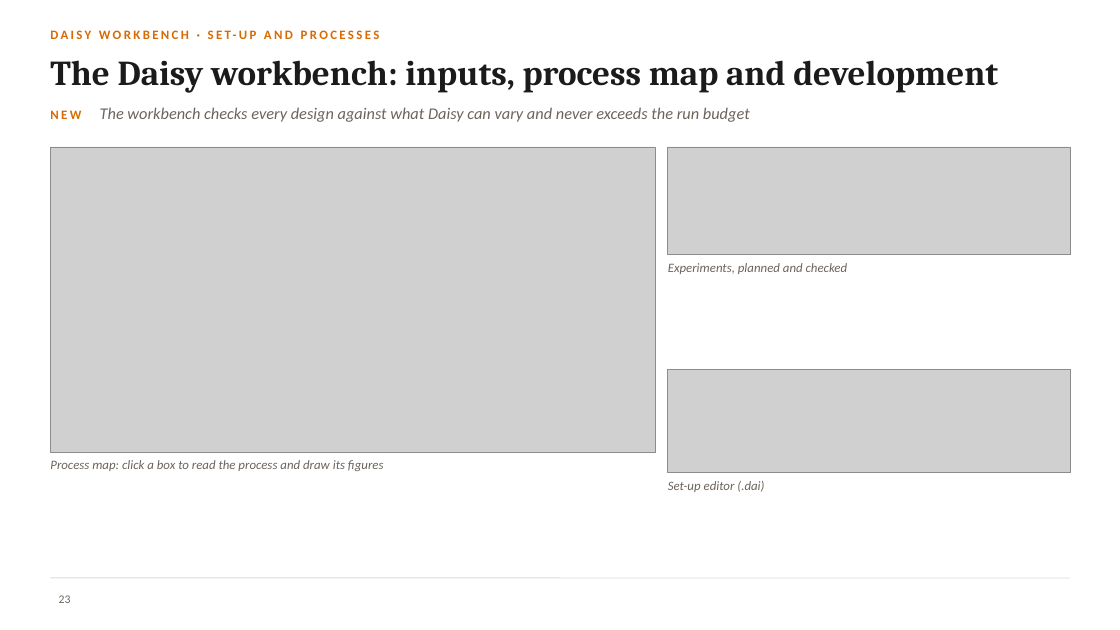
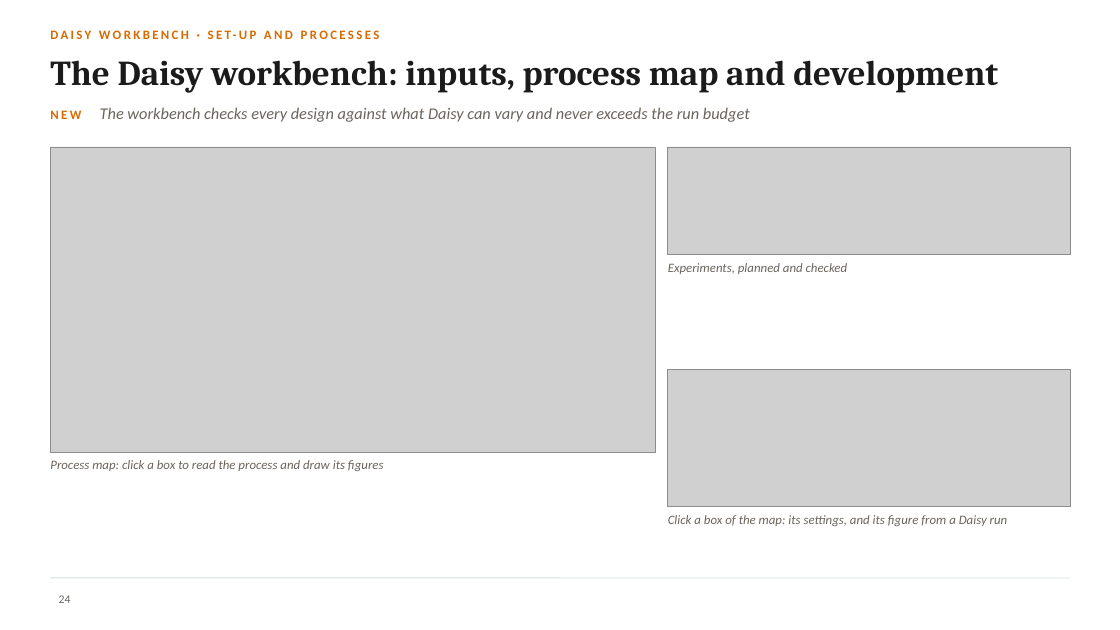
Before and after one commit to halilunaziru73-creator/Coupled-Water-Fluxes-Pore-Scale-Dynamics-Precision-Irrigation-Mulching-Feedback-Loops, a slide deck: slide 24 of Manuscripts/pdf/Supplementary/SWAFL_Presentation.pptx (slide 23 before the commit). Drawn at 1120x630 pixels with LibreOffice and Linux fonts; fonts in the diff are those of the drawing; grey boxes stand for pictures; background and template pictures are left out. Boxes give left, top, right and bottom in pixels: in the first picture for what was removed or moved away, otherwise in the second. Text is boxed around its words. In the diff, an @@ line names an element or a change of style, - is before the commit and + after.

Commit message:
Presentation: real Daisy run figures, field sketch and pipe network slide, version 1.1.0 news, layer counts as in the description

```diff
--- a/Manuscripts/pdf/Supplementary/SWAFL_Presentation.pptx
+++ b/Manuscripts/pdf/Supplementary/SWAFL_Presentation.pptx
@@ picture: place and size @@
-picture at <box>668,370,1071,472</box>
+picture at <box>668,370,1071,507</box>
@@ text at <box>668,515,1008,526</box>: text changed @@
-Set-up editor (.dai)
+Click a box of the map: its settings, and its figure from a Daisy run
@@ page number at <box>59,595,71,603</box>: text changed @@
-23
+24
```
Also in this commit, not shown: 2 other slides changed, 2 slides added, 1 slide removed.
